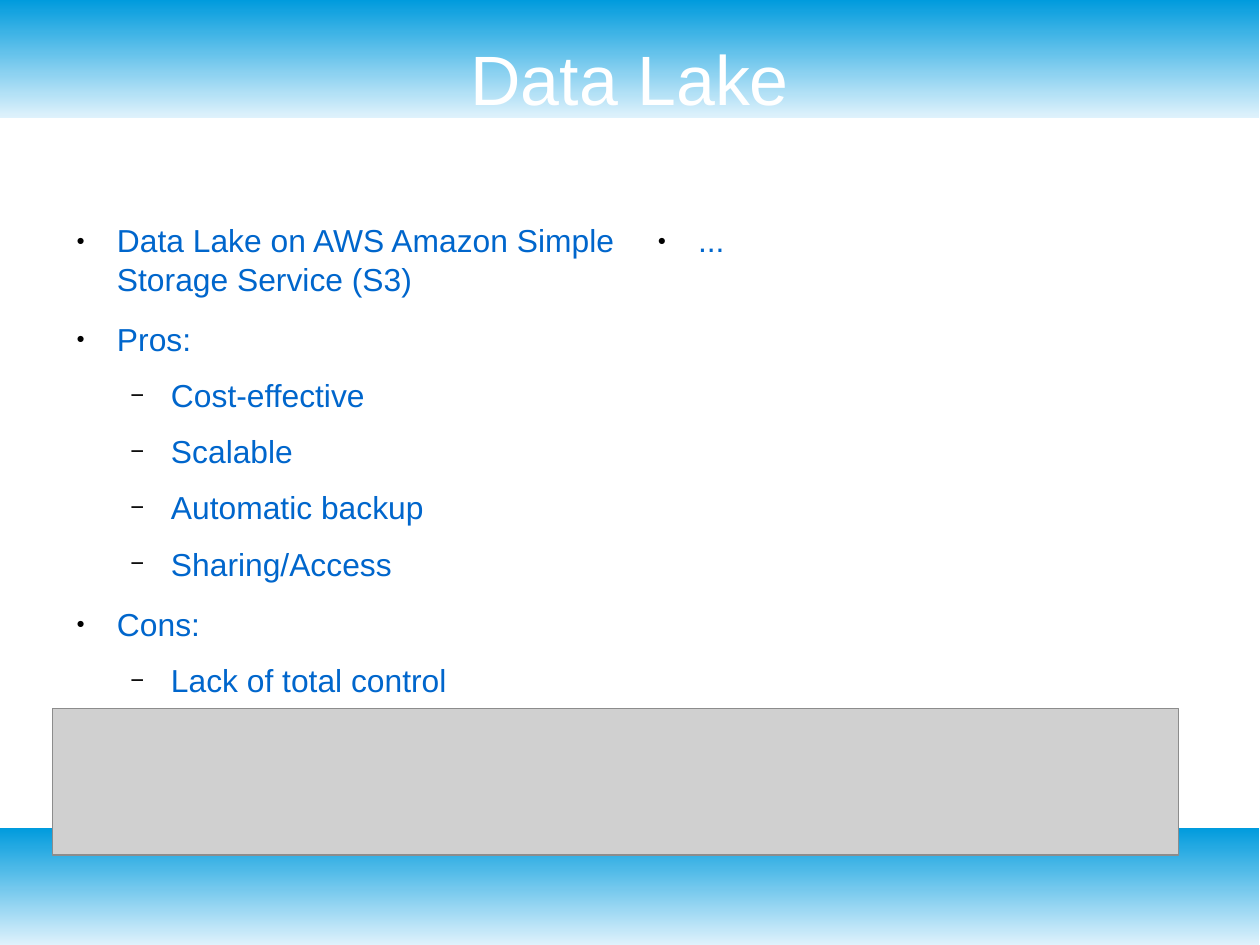
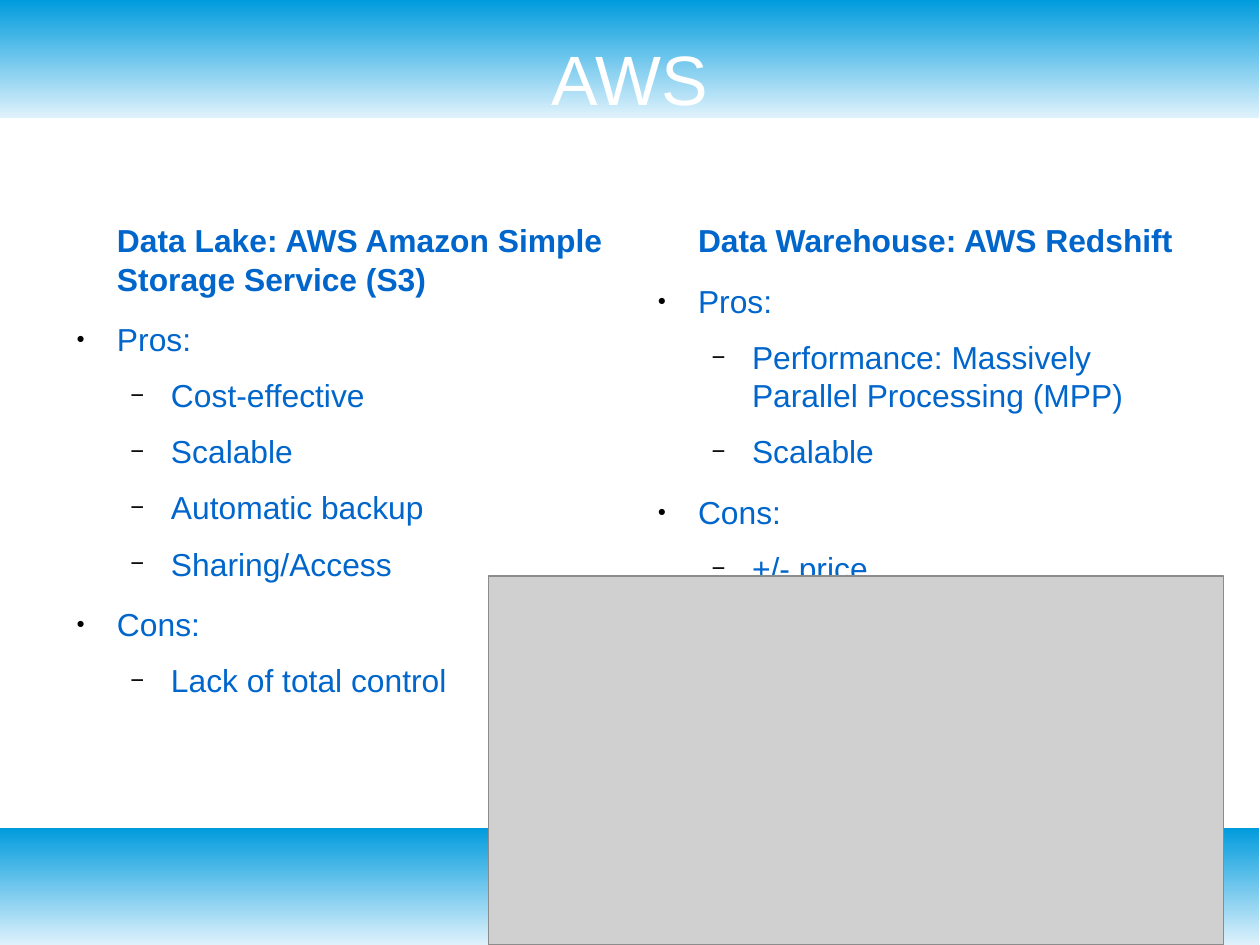
Before and after one commit to MartinBA741/finance_etl, a slide deck: slide 4 of presentation.odp. Drawn at 1260x945 pixels with LibreOffice and Linux fonts; fonts in the diff are those of the drawing; grey boxes stand for pictures. Boxes give left, top, right and bottom in pixels: in the first picture for what was removed or moved away, otherwise in the second. Text is boxed around its words. In the diff, an @@ line names an element or a change of style, - is before the commit and + after.

```diff
--- a/presentation.odp
+++ b/presentation.odp
@@ title at (552,49,708,106): text changed @@
-Data Lake
+AWS
@@ text at (117,229,602,296): text changed; bold on @@
-● Data Lake on AWS Amazon Simple Storage Service (S3)
+Data Lake: AWS Amazon Simple Storage Service (S3)
@@ text removed at (645,221,1198,768) @@
-● ...
@@ text added at (698,229,1172,577), 20 pt, text #0066CC @@
+Data Warehouse: AWS Redshift
+● Pros:
+  − Performance: Massively Parallel Processing (MPP)
+  − Scalable
+● Cons:
+  − +/- price
@@ picture: place and size @@
-picture at (53,709,1180,855)
+picture at (488,576,1225,945)
```
Also in this commit, not shown: 3 other slides changed, 1 slide added, 2 slides removed.
